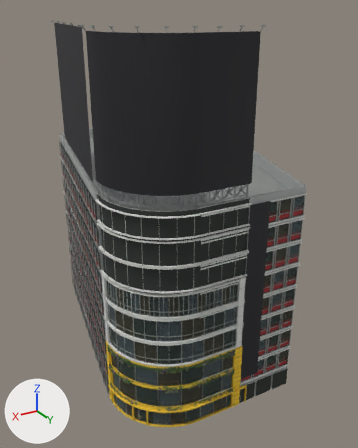
A saved change to the glTF model assets/buildings/ekimae/web/ekimae.glb.
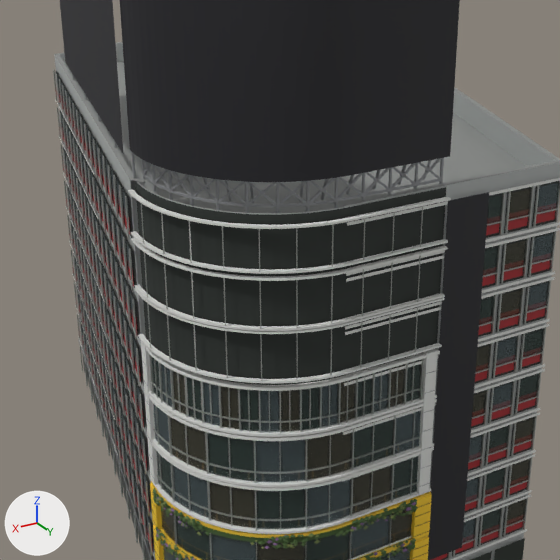
Each version appears first whole from a camera (50 mm lens) standing at (-17.8, 32.9, 51.7) and looking at (-55.1, -29.1, 20.7), and next in a close-up on the part from 9% to 85% of the width and 24% to 85% of the height. The axes (+X, +Y, +Z) are drawn at lower left. The lights are the same throughout. The older version's two pictures come first. Vertices at exactly the same position are counted once.

Names of what the first close-up shows: 'ek_band', 'ek_glass', 'ek_glass_blue', 'ek_glass_warm', 'ek_leaf', 'ek_red_frame', 'ek_reveal', 'ek_roof', 'ek_screen_back', 'ek_silver', 'ek_steel', 'ek_wall' and 6 more.
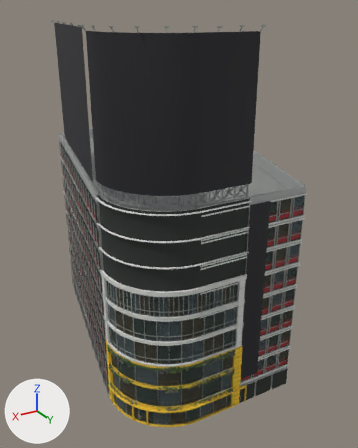
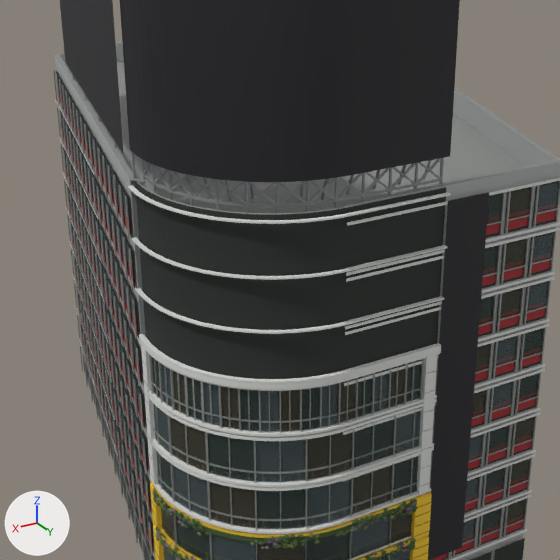
The change in detail:
me_ek_silver is used by ob_ek_silver; location (0.0, 0.0, 0.0).
me_ek_silver had 4980 vertices, 7846 faces and spanned x -62.1..-37.7, y -53.4..-9.5, z 0.1..50.4.
me_ek_silver now has 4740 vertices, 7486 faces and spans x -62.1..-37.7, y -53.4..-9.5, z 0.1..50.4.
me_ek_silver part 1: 30 loose pieces with 240 vertices, spanning x -51.6..-38.1, y -18.5..-9.9, z 21.1..30.7, are deleted.
me_ek_band is used by ob_ek_band; location (0.0, 0.0, 0.0).
me_ek_band had 1752 vertices, 3304 faces and spanned x -62.4..-38.0, y -54.0..-9.7, z 3.5..30.8.
me_ek_band now has 1616 vertices, 3036 faces and spans x -62.4..-38.0, y -54.0..-9.7, z 3.5..31.0.
me_ek_band part 2: the loose piece of 136 vertices spanning x -53.5..-38.0, y -20.5..-9.8, z 30.7..30.8 is moved by (0.0, 0.0, 0.3).
me_ek_band part 3: the loose piece of 136 vertices spanning x -53.5..-38.0, y -20.5..-9.8, z 24.5..24.6 is scaled about its middle by (0.995, 0.993, 3.67), then moved by (0.0, 0.0, -3.7).
me_ek_band part 4: the loose piece of 136 vertices spanning x -53.5..-38.0, y -20.5..-9.8, z 28.0..28.1 is deleted.
Part 5, on me_ek_band:
55 vertices are removed from x -52.8..-38.0, y -20.5..-9.8, z 21.1..27.7.
300 faces are deleted.
29 vertices in x -53.5..-38.1, y -17.9..-9.8, z 27.6 move by (0.0, 0.0, 0.1).
5 vertices move from x -51.5..-39.2, y -14.6..-9.8, z 27.6 to x -51.5..-39.3, y -14.7..-9.9, z 27.7.
43 vertices are added at x -52.8..-38.0, y -20.5..-9.8, z 21.1..27.7.
6 new vertices lie (0.0, 0.6, 0.0) away from vertices in x -38.1, y -20.5, z 21.1..27.7.
6 new vertices lie (-0.7, 0.0, 0.0) away from vertices in x -48.3, y -10.0, z 21.1..27.7.
300 new faces join them.

Where the change shows, as pixel boxes (x1, y1, x2, y2) in the close-ups (560 x 560 px; the box of a moved part takes in the faces that stretch with it):
part 1 of me_ek_silver, deleted: before (141, 203, 423, 381)
part 2 of me_ek_band, moved or reshaped: before (128, 189, 451, 229); after (128, 185, 451, 224)
part 3 of me_ek_band, moved or reshaped: before (135, 284, 445, 331); after (139, 335, 441, 389)
part 4 of me_ek_band, deleted: before (131, 231, 448, 274)
part 5 of me_ek_band, moved or reshaped: before (131, 238, 448, 382); after (132, 237, 447, 382)
